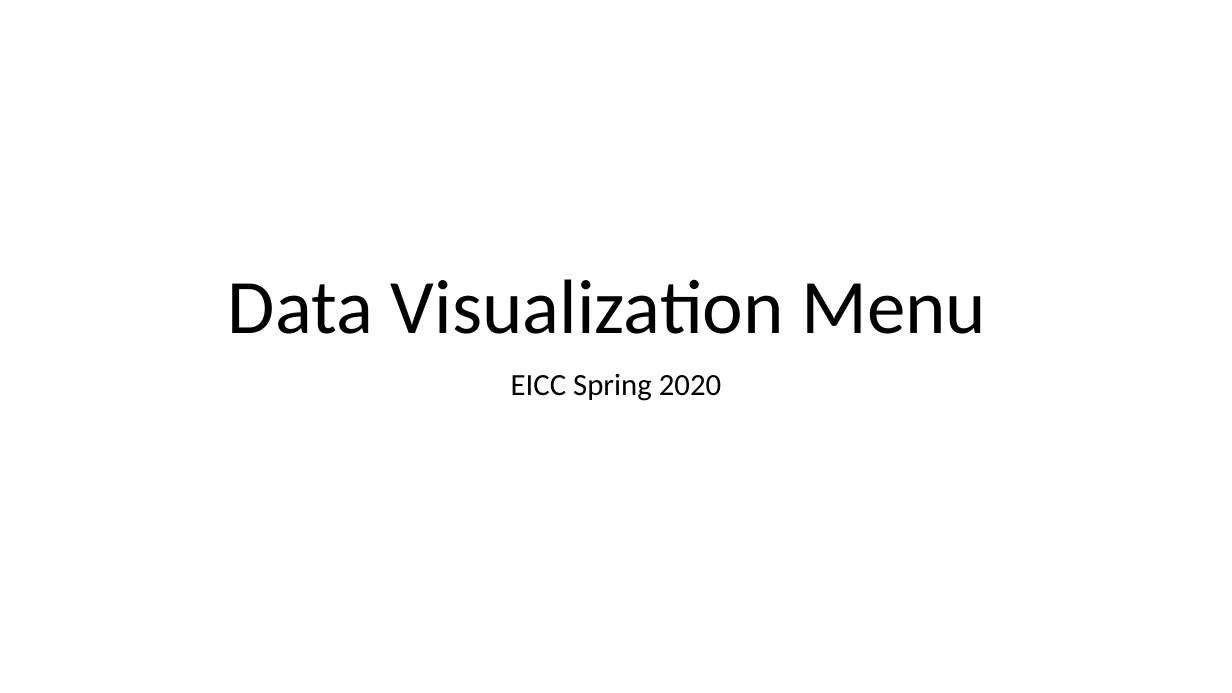
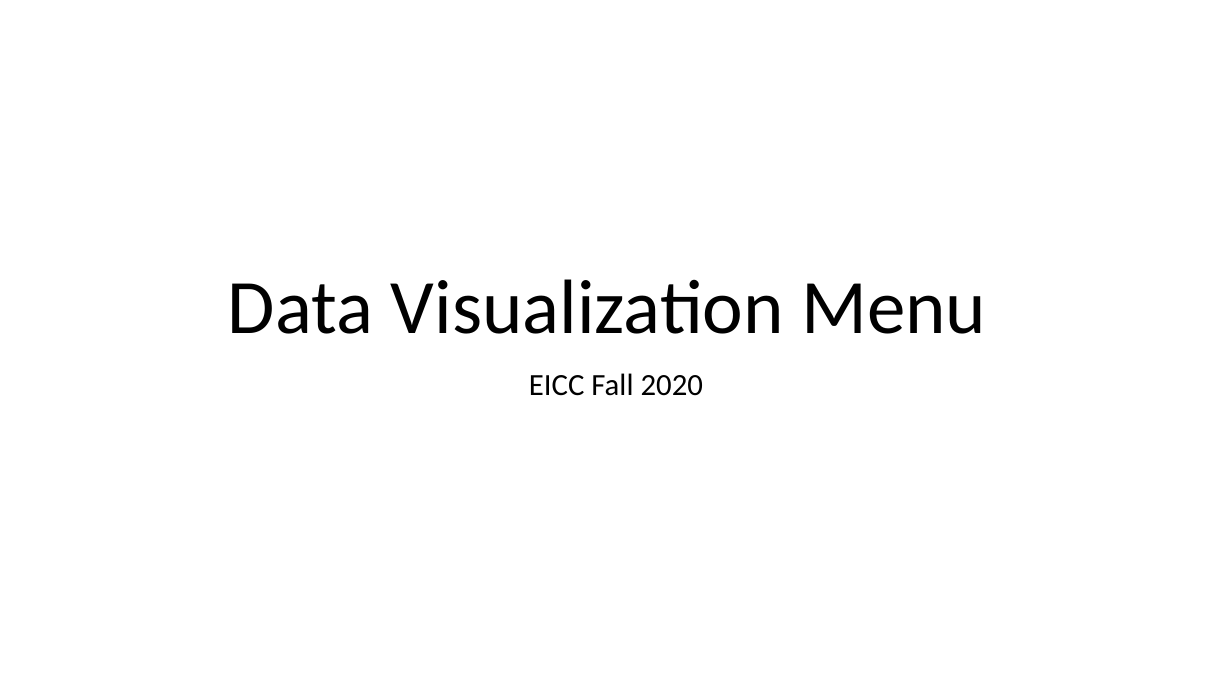
Before and after one commit to EmoryIntegratedComputationalCore/Methods, a slide deck: slide 1 of DataVisualizationMenu.pptx. Drawn at 1232x693 pixels with LibreOffice and Linux fonts; fonts in the diff are those of the drawing. Boxes give left, top, right and bottom in pixels: in the first picture for what was removed or moved away, otherwise in the second. Text is boxed around its words. In the diff, an @@ line names an element or a change of style, - is before the commit and + after.

```diff
--- a/DataVisualizationMenu.pptx
+++ b/DataVisualizationMenu.pptx
@@ subtitle at <box>529,373,703,396</box>: text changed @@
-EICC Spring 2020
+EICC Fall 2020
```
Also in this commit, not shown: 8 other slides changed, 1 slide removed, 1 other file.
